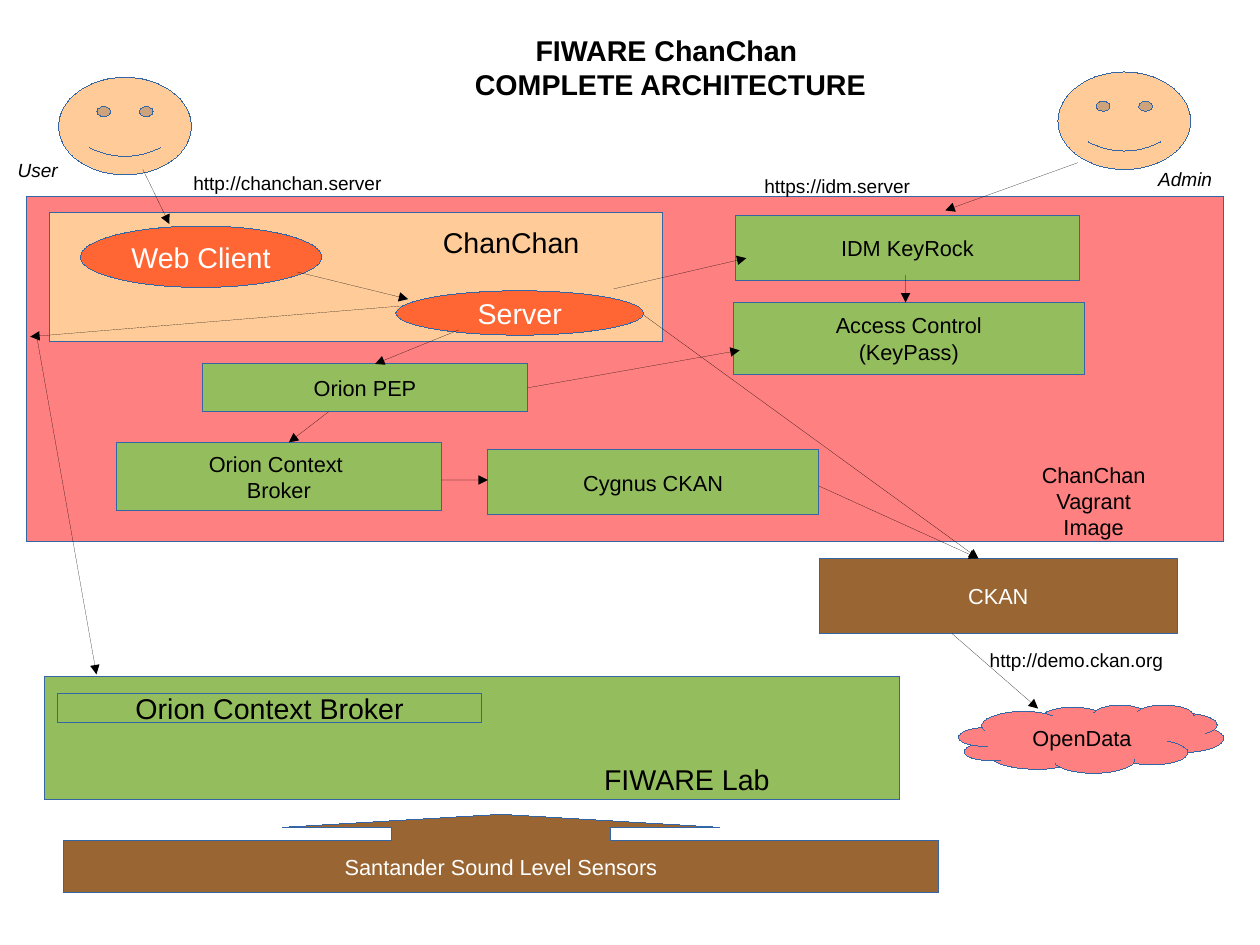
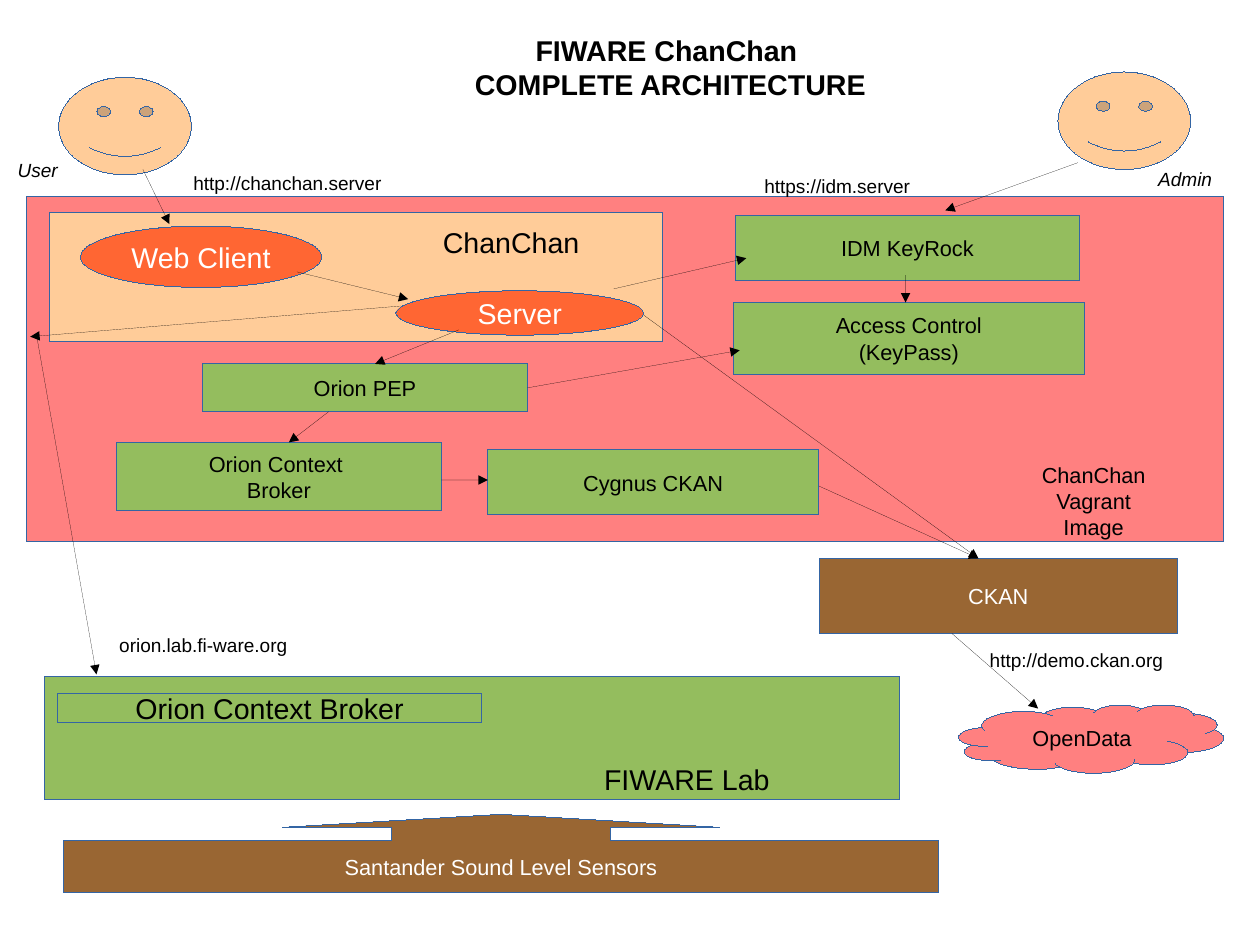
Before and after one commit to Bitergia/fiware-chanchan, a slide deck: slide 5 of doc/ChanChan.odp. Drawn at 1260x945 pixels with LibreOffice and Linux fonts; fonts in the diff are those of the drawing. Boxes give left, top, right and bottom in pixels: in the first picture for what was removed or moved away, otherwise in the second. Text is boxed around its words. In the diff, an @@ line names an element or a change of style, - is before the commit and + after.

Commit message:
Added orion.lab.fi-ware.org URL to the slides.

```diff
--- a/doc/ChanChan.odp
+++ b/doc/ChanChan.odp
@@ text added at (119,638,287,656), 12 pt, text #000000 @@
+orion.lab.fi-ware.org
```
Also in this commit, not shown: 1 other slide changed, 1 other file.
